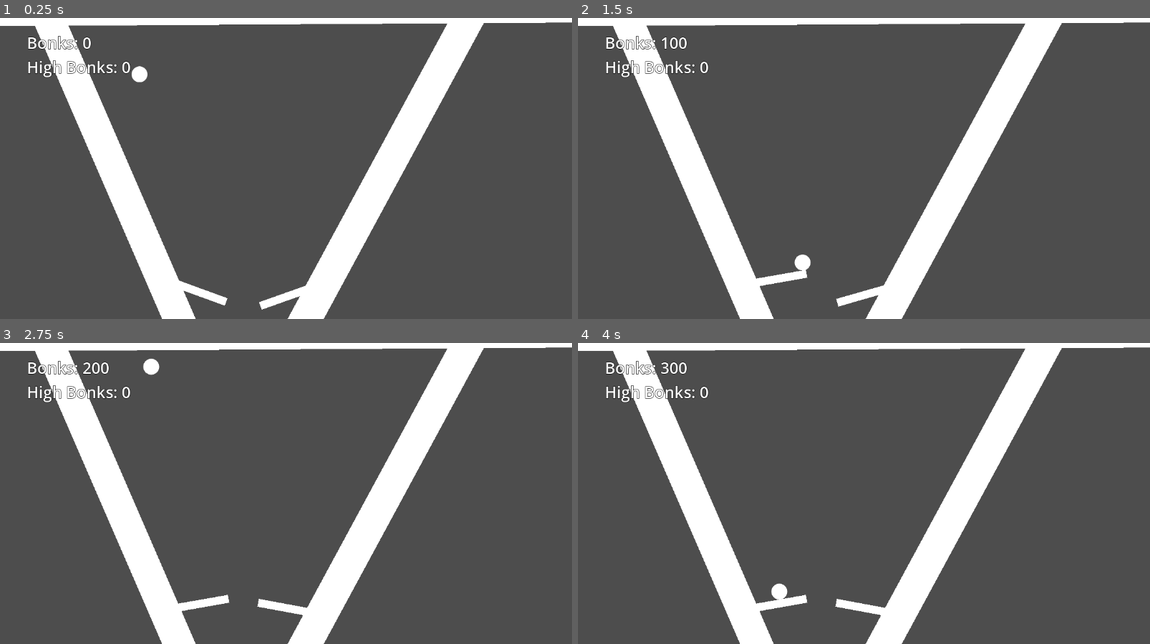
Above: before the commit, frames 1-4 (two rows, left to right).
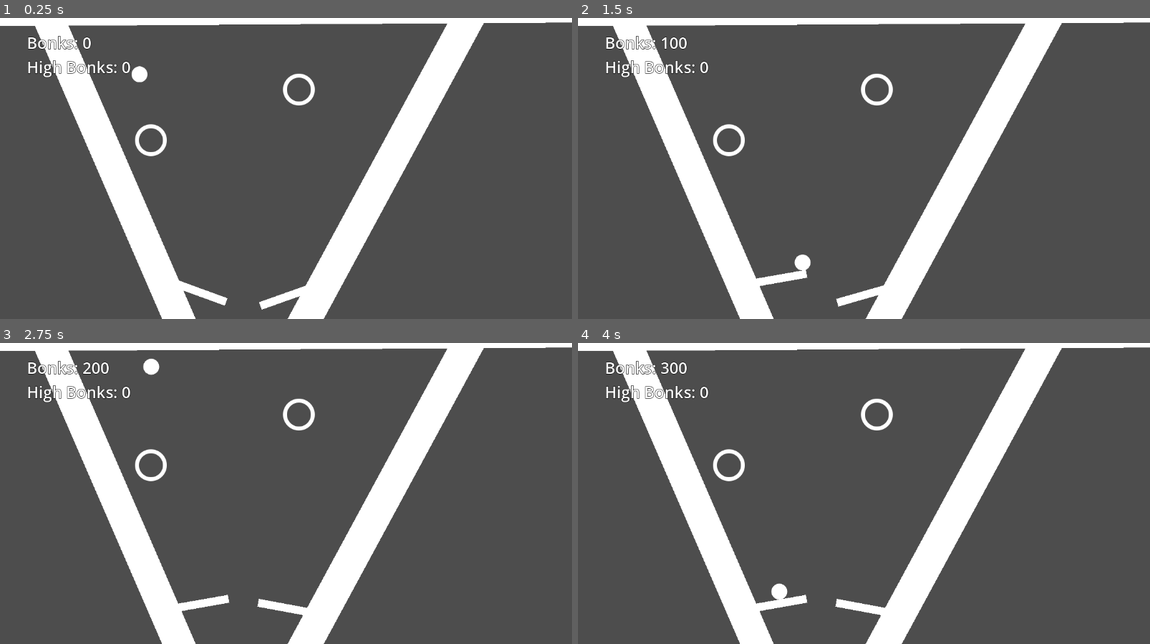
Above: after the commit, the same moments.

Repository: sfreed141/pinball
Game: Godot game, scene res://main.tscn
The game is run twice, just before and just after one commit, with the same random seed, the same clock (stepped at 60 frames per second) and the same inputs.
Inputs:
- Up to frame 1 (0.25 s): no input
- Up to frame 2 (1.5 s): hold D (right) 0.53-1.28 s; hold Space (slap) 0.53-1.28 s; hold A (left) from 1.28 s (still down); tap Space (slap) at 1.35 s
- Up to frame 3 (2.75 s): release A (left) at 2.03 s; hold D (right) from 2.03 s (still down); hold Space (slap) from 2.03 s (still down)
- Up to frame 4 (4 s): release Space (slap) at 2.78 s; tap Space (slap) at 2.85 s; release D (right) at 3.53 s; hold A (left) from 3.53 s (still down); hold Space (slap) from 3.53 s (still down)

The runs differ from the first frame. In frame 1, 0.5% of the frame differs, in the area x 23-56%, y 18-46%; in frame 2, 0.5%; in frame 3, 0.5%; in frame 4, 0.5%.
Error after the commit: Parse Error: Preload file "res://game/bumper_vfx.tscn" does not exist. (res://game/bumper.gd:8)

Commit message:
bumpers (#2)
* basic bumper

* bumper juice

Diff:
--- /dev/null
+++ b/project/game/bumper.gd
@@ -0,0 +1,24 @@
+extends Area2D
+
+signal bumped(sender)
+
+@export var strength = 2000
+@export var points = 200
+
+const BUMPER_VFX = preload("res://game/bumper_vfx.tscn")
+
+func _on_body_entered(body):
+	if body is RigidBody2D:
+		var normal = (body.global_position - global_position).normalized()
+		var impulse = normal * strength
+		body.apply_central_impulse(impulse)
+		bumped.emit(self)
+
+		var tween = create_tween().set_trans(Tween.TRANS_BOUNCE)
+		tween.tween_property(self, "scale", Vector2(1.2, 1.2), 0.1)
+		tween.tween_property(self, "scale", Vector2(1, 1), 0.1)
+
+		var vfx = BUMPER_VFX.instantiate()
+		vfx.emitting = true
+		vfx.finished.connect(vfx.queue_free)
+		add_child(vfx)
--- /dev/null
+++ b/project/game/bumper.tscn
@@ -0,0 +1,21 @@
+[gd_scene load_steps=4 format=3 uid="uid://biuqxwo0rr4k7"]
+
+[ext_resource type="Script" path="res://game/bumper.gd" id="1_rl8m8"]
+[ext_resource type="Texture2D" uid="uid://btshpisa6xa25" path="res://assets/GiantLightStudios - SimpleShapes/circle_outline_eighth_64.png" id="1_tlpsh"]
+
+[sub_resource type="CircleShape2D" id="CircleShape2D_hswlc"]
+radius = 34.1321
+
+[node name="Bumper" type="Area2D" groups=["bumper"]]
+collision_layer = 0
+collision_mask = 2
+monitorable = false
+script = ExtResource("1_rl8m8")
+
+[node name="CollisionShape2D" type="CollisionShape2D" parent="."]
+shape = SubResource("CircleShape2D_hswlc")
+
+[node name="Sprite2D" type="Sprite2D" parent="."]
+texture = ExtResource("1_tlpsh")
+
+[connection signal="body_entered" from="." to="." method="_on_body_entered"]
--- a/project/game/gamemode.gd
+++ b/project/game/gamemode.gd
@@ -17,6 +17,7 @@
 
 const RESPAWN_AREA_GROUP = &"respawn_area"
 const BALL_SPAWN_GROUP = &"ball_spawn"
+const BUMPER_GROUP = &"bumper"
 
 const BALL_SCENE = preload("res://game/ball.tscn")
 var _ball
@@ -29,6 +30,10 @@
 	var respawn_areas = get_tree().get_nodes_in_group(RESPAWN_AREA_GROUP)
 	for r in respawn_areas:
 		r.body_entered.connect(_on_respawn_ball)
+
+	var bumpers = get_tree().get_nodes_in_group(BUMPER_GROUP)
+	for b in bumpers:
+		b.bumped.connect(_on_bumper_bumped)
 
 	var p = ingame_ui
 	while p is CanvasItem or p is CanvasLayer:
@@ -52,6 +57,10 @@
 	score += 100
 	_update_ui()
 
+func _on_bumper_bumped(bumper):
+	score += bumper.points
+	_update_ui()
+
 func _update_ui():
 	highscore_label.text = "High Bonks: %s" % [ high_score ]
 	score_label.text = "Bonks: %s" % [ score ]
--- a/project/main.tscn
+++ b/project/main.tscn
@@ -1,7 +1,8 @@
-[gd_scene load_steps=7 format=3 uid="uid://wp31bdkw2ujt"]
+[gd_scene load_steps=8 format=3 uid="uid://wp31bdkw2ujt"]
 
 [ext_resource type="Script" path="res://game/gamemode.gd" id="1_8jxqk"]
 [ext_resource type="PackedScene" uid="uid://dhlm0r3kgrbs5" path="res://game/paddle.tscn" id="2_67h6p"]
+[ext_resource type="PackedScene" uid="uid://biuqxwo0rr4k7" path="res://game/bumper.tscn" id="4_ro6ew"]
 [ext_resource type="Texture2D" uid="uid://cbvi147u2de24" path="res://assets/GiantLightStudios - SimpleShapes/square_64.png" id="4_vvabt"]
 
 [sub_resource type="RectangleShape2D" id="RectangleShape2D_ne3n4"]
@@ -85,6 +86,12 @@
 position = Vector2(457, 737)
 shape = SubResource("RectangleShape2D_hpi33")
 
+[node name="Bumper" parent="World/Map" instance=ExtResource("4_ro6ew")]
+position = Vector2(304, 288)
+
+[node name="Bumper2" parent="World/Map" instance=ExtResource("4_ro6ew")]
+position = Vector2(602, 186)
+
 [node name="UI" type="CanvasLayer" parent="."]
 
 [node name="Menu" type="MarginContainer" parent="UI"]
